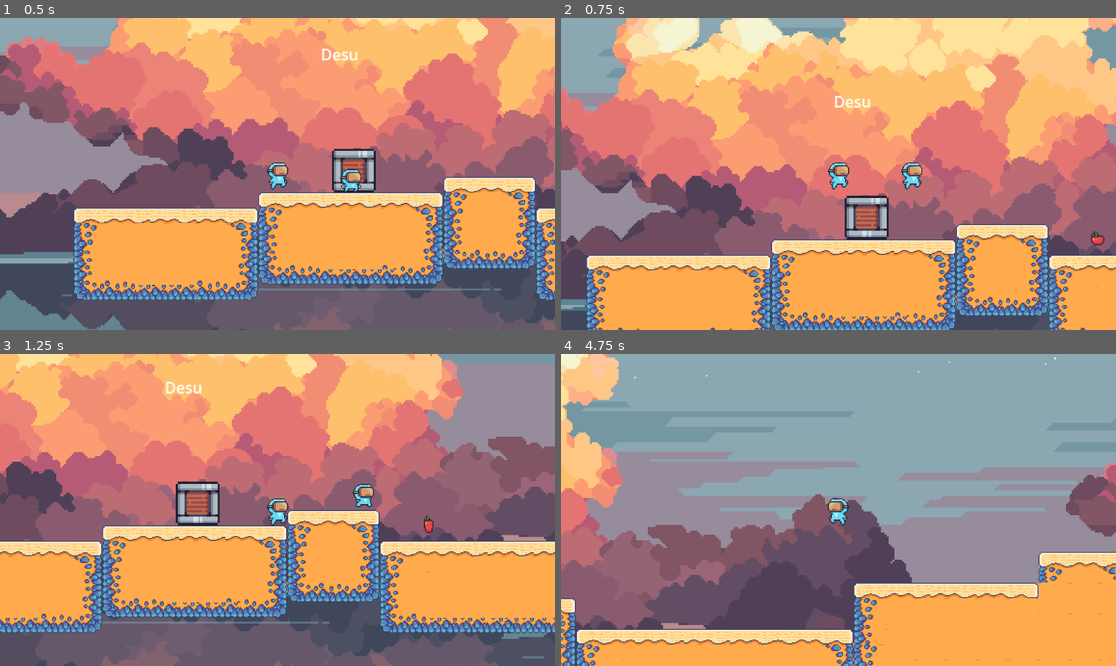
Above: before the commit, frames 1-4 (two rows, left to right).
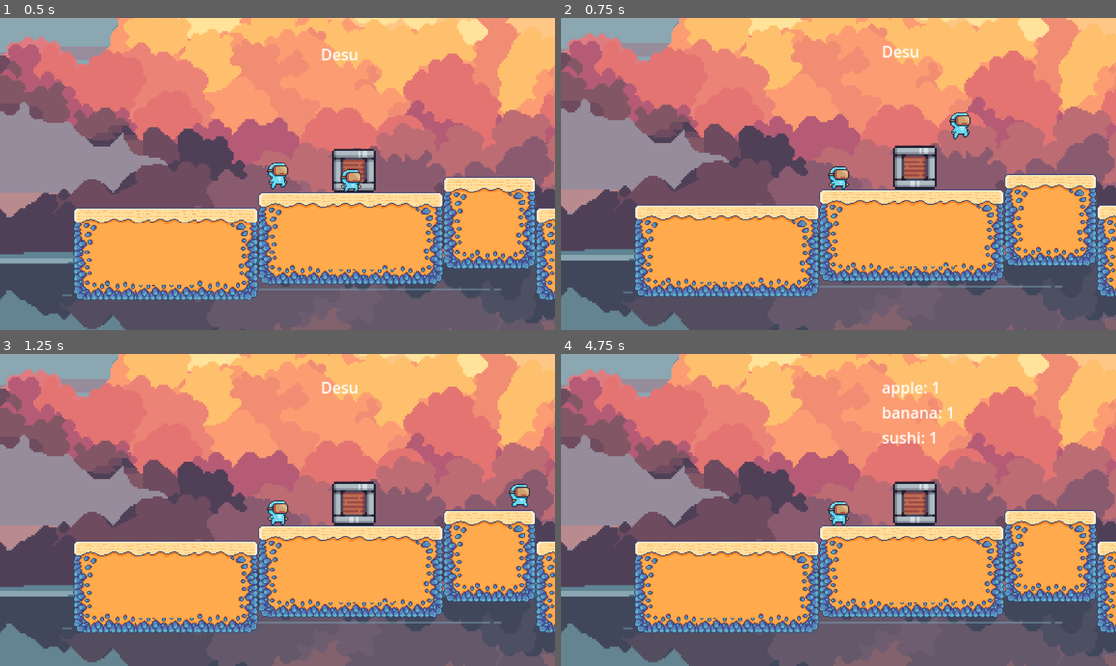
Above: after the commit, the same moments.

Repository: lakeside-tsa/pacific-potluck
Game: Godot game, scene res://scenes/level_1.tscn
The game is run twice, just before and just after one commit, with the same random seed, the same clock (stepped at 60 frames per second) and the same inputs.
Inputs:
- Up to frame 1 (0.5 s): no input
- Up to frame 2 (0.75 s): tap Enter (ui_accept) at 0.5, 0.6 s; hold Right (ui_right) from 0.53 s (still down)
- Up to frame 3 (1.25 s): keep holding Right (ui_right); tap Enter (ui_accept) at 0.77, 1.07 s
- Up to frame 4 (4.75 s): tap Enter (ui_accept) at 1.35, 1.52, 1.82, 2.1, 2.85, 3.02, 3.32, 3.6, 3.77, 4.07, 4.35, 4.52 s; release Right (ui_right) at 2.03 s; hold Left (ui_left) 2.03-2.78 s; hold Right (ui_right) 2.78-4.28 s; hold Left (ui_left) from 4.28 s (still down)

Frame 1 is identical in both runs. In frame 2, 89% of the frame differs, in the area x 0-100%, y 0-100%; in frame 3, 72%; in frame 4, 93%.

Commit message:
feat: added p1 controls

Diff:
--- a/pacific-duck/project.godot
+++ b/pacific-duck/project.godot
@@ -16,6 +16,29 @@
 config/icon="res://icon.svg"
 boot_splash/stretch/scale=0.7
 
+[input]
+
+p1_left={
+"deadzone": 0.5,
+"events": [Object(InputEventKey,"resource_local_to_scene":false,"resource_name":"","device":-1,"window_id":0,"alt_pressed":false,"shift_pressed":false,"ctrl_pressed":false,"meta_pressed":false,"pressed":false,"keycode":0,"physical_keycode":65,"key_label":0,"unicode":97,"location":0,"echo":false,"script":null)
+]
+}
+p1_right={
+"deadzone": 0.5,
+"events": [Object(InputEventKey,"resource_local_to_scene":false,"resource_name":"","device":-1,"window_id":0,"alt_pressed":false,"shift_pressed":false,"ctrl_pressed":false,"meta_pressed":false,"pressed":false,"keycode":0,"physical_keycode":68,"key_label":0,"unicode":100,"location":0,"echo":false,"script":null)
+]
+}
+p1_up={
+"deadzone": 0.5,
+"events": [Object(InputEventKey,"resource_local_to_scene":false,"resource_name":"","device":-1,"window_id":0,"alt_pressed":false,"shift_pressed":false,"ctrl_pressed":false,"meta_pressed":false,"pressed":false,"keycode":0,"physical_keycode":87,"key_label":0,"unicode":119,"location":0,"echo":false,"script":null)
+]
+}
+p1_down={
+"deadzone": 0.5,
+"events": [Object(InputEventKey,"resource_local_to_scene":false,"resource_name":"","device":-1,"window_id":0,"alt_pressed":false,"shift_pressed":false,"ctrl_pressed":false,"meta_pressed":false,"pressed":false,"keycode":0,"physical_keycode":83,"key_label":0,"unicode":115,"location":0,"echo":false,"script":null)
+]
+}
+
 [physics]
 
 2d/default_gravity=900.0
--- a/pacific-duck/scenes/oscar.tscn
+++ b/pacific-duck/scenes/oscar.tscn
@@ -1,7 +1,7 @@
 [gd_scene load_steps=52 format=3 uid="uid://dg6au48p0go8r"]
 
 [ext_resource type="Texture2D" uid="uid://4wbibrr0crvv" path="res://assets/Main Characters/Virtual Guy/Double Jump (32x32).png" id="1_0evn6"]
-[ext_resource type="Script" path="res://scripts/abel.gd" id="1_q32qu"]
+[ext_resource type="Script" path="res://scripts/oscar.gd" id="1_qrsbc"]
 [ext_resource type="Texture2D" uid="uid://crabmhpob4bxr" path="res://assets/Main Characters/Virtual Guy/Fall (32x32).png" id="2_v6sfx"]
 [ext_resource type="Texture2D" uid="uid://3t5f7ljmt5d3" path="res://assets/Main Characters/Virtual Guy/Hit (32x32).png" id="3_gtwnc"]
 [ext_resource type="Texture2D" uid="uid://c2luaxe4wdg4s" path="res://assets/Main Characters/Virtual Guy/Idle (32x32).png" id="4_0cj0u"]
@@ -345,7 +345,7 @@
 
 [node name="Oscar" type="CharacterBody2D"]
 collision_layer = 2
-script = ExtResource("1_q32qu")
+script = ExtResource("1_qrsbc")
 
 [node name="AnimatedSprite2D" type="AnimatedSprite2D" parent="."]
 sprite_frames = SubResource("SpriteFrames_s018m")
--- a/pacific-duck/scripts/oscar.gd
+++ b/pacific-duck/scripts/oscar.gd
@@ -20,12 +20,12 @@
 
 
 	# Handle jump.
-	if Input.is_action_just_pressed("ui_accept") and is_on_floor():
+	if Input.is_action_just_pressed("p1_up") and is_on_floor():
 		velocity.y = JUMP_VELOCITY
 
 	# Get the input direction and handle the movement/deceleration.
 	# As good practice, you should replace UI actions with custom gameplay actions.
-	var direction := Input.get_axis("ui_left", "ui_right")
+	var direction := Input.get_axis("p1_left", "p1_right")
 	if direction:
 		velocity.x = direction * SPEED
 	else:
